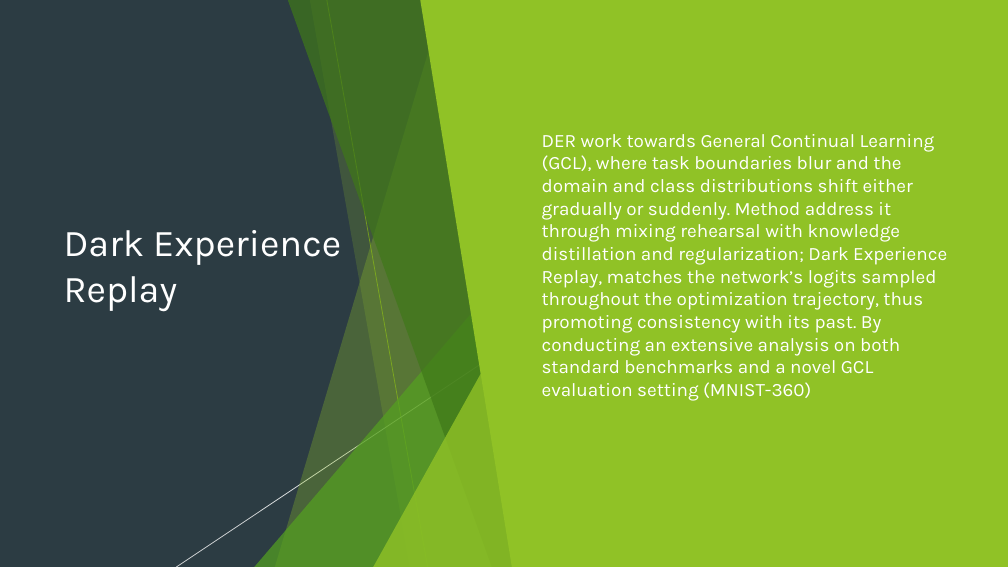
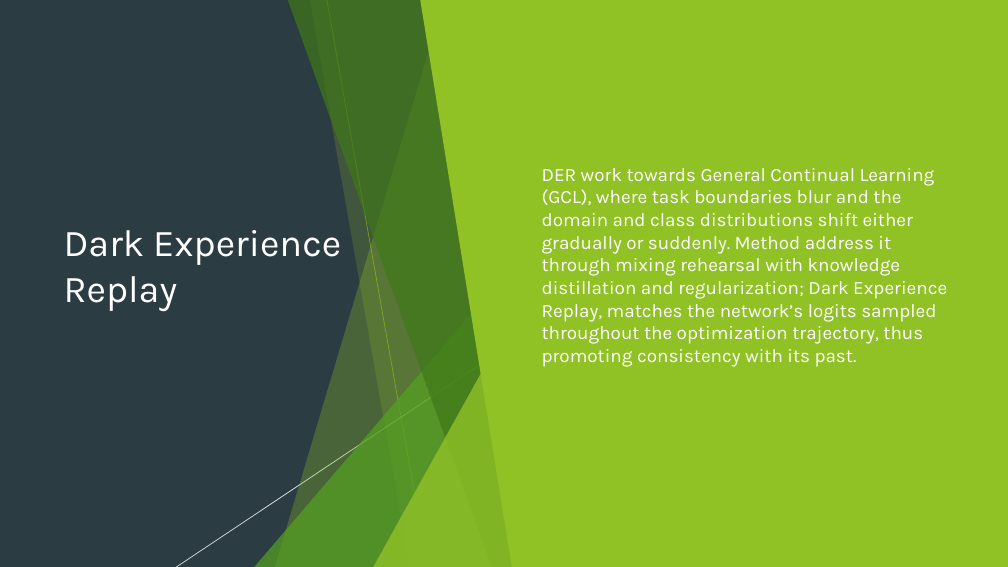
Before and after one commit to AntonioImp/ProjectForCognitiveComputingAndArtificialIntelligence, a slide deck: slide 10 of DER project.pptx. Drawn at 1008x567 pixels with LibreOffice and Linux fonts; fonts in the diff are those of the drawing. Boxes give left, top, right and bottom in pixels: in the first picture for what was removed or moved away, otherwise in the second. Text is boxed around its words. In the diff, an @@ line names an element or a change of style, - is before the commit and + after.

```diff
--- a/DER project.pptx
+++ b/DER project.pptx
@@ text at bbox=[542, 168, 947, 367]: text changed @@
-▶ DER work towards General Continual Learning (GCL), where task boundaries blur and the domain and class distributions shift either gradually or suddenly. Method address it through mixing rehearsal with knowledge distillation and regularization; Dark Experience Replay, matches the network’s logits sampled throughout the optimization trajectory, thus promoting consistency with its past. By conducting an extensive analysis on both standard benchmarks and a novel GCL evaluation setting (MNIST-360)
+▶ DER work towards General Continual Learning (GCL), where task boundaries blur and the domain and class distributions shift either gradually or suddenly. Method address it through mixing rehearsal with knowledge distillation and regularization; Dark Experience Replay, matches the network’s logits sampled throughout the optimization trajectory, thus promoting consistency with its past.
```
Also in this commit, not shown: 5 other slides changed, 1 slide added, 1 other file.
